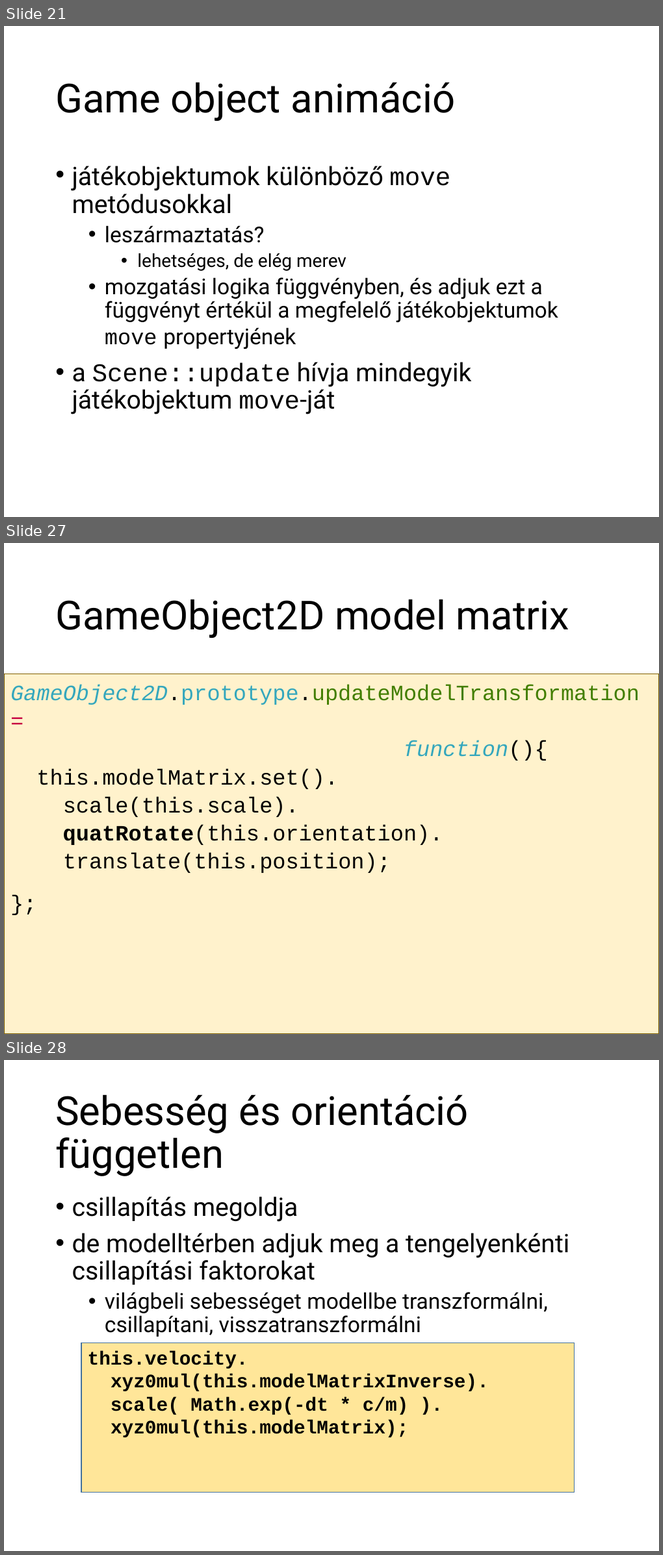
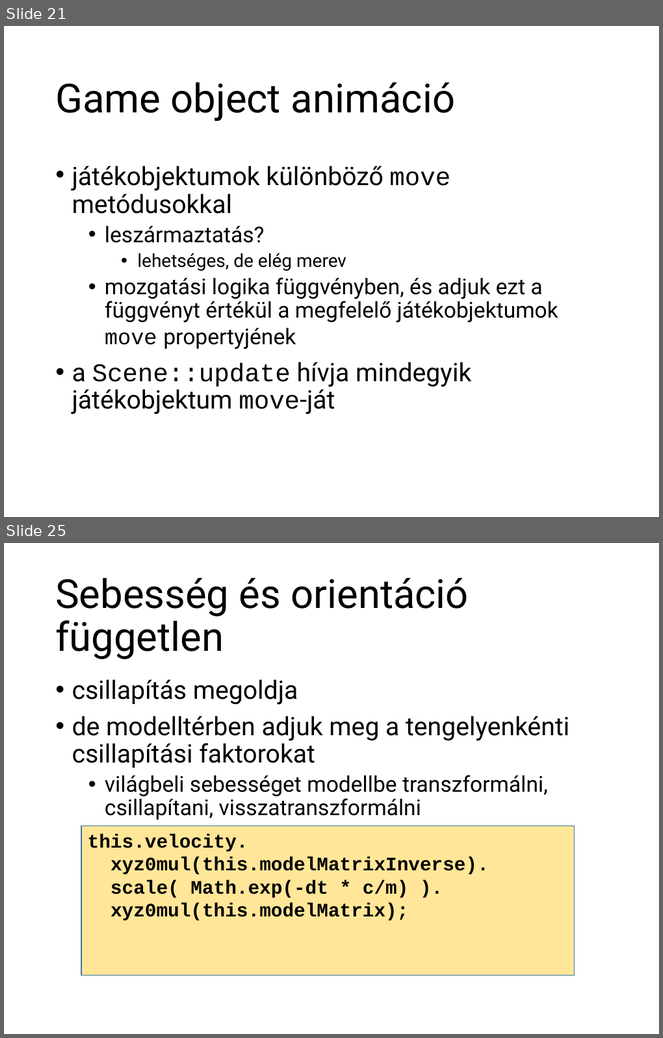
Before and after one commit to szecsi/kogfactory, a slide deck: projects/kog.3gr.020-gom/3gre060_physics.pptx. Shown one above the other, each under a label of ours: slides 21, 27 and 28 before the commit, slides 21 and 25 after it; the slides between them are not shown. The pictures are 663x1555 and 663x1038 pixels, drawn with LibreOffice and Linux fonts; fonts in the diff are those of the drawing. Boxes give left, top, right and bottom in pixels: in the first picture for what was removed or moved away, otherwise in the second. Text is boxed around its words. In the diff, an @@ line names an element or a change of style, - is before the commit and + after.

```diff
--- a/projects/kog.3gr.020-gom/3gre060_physics.pptx
+++ b/projects/kog.3gr.020-gom/3gre060_physics.pptx
@@ slide 27 removed at (x1=4, y1=543, x2=659, y2=1034), background #FFFFFF @@
@@ title removed at (x1=55, y1=599, x2=570, y2=638) @@
-GameObject2D model matrix
@@ text removed at (x1=4, y1=674, x2=659, y2=1034) @@
-GameObject2D.prototype.updateModelTransformation =
-function(){
-this.modelMatrix.set().
-scale(this.scale).
-quatRotate(this.orientation).
-translate(this.position);
-};
@@ what was slide 28 is now slide 25 @@
```
Also in this commit, not shown: 1 slide changed, 2 slides added, 4 other slides removed, 15 other files.
